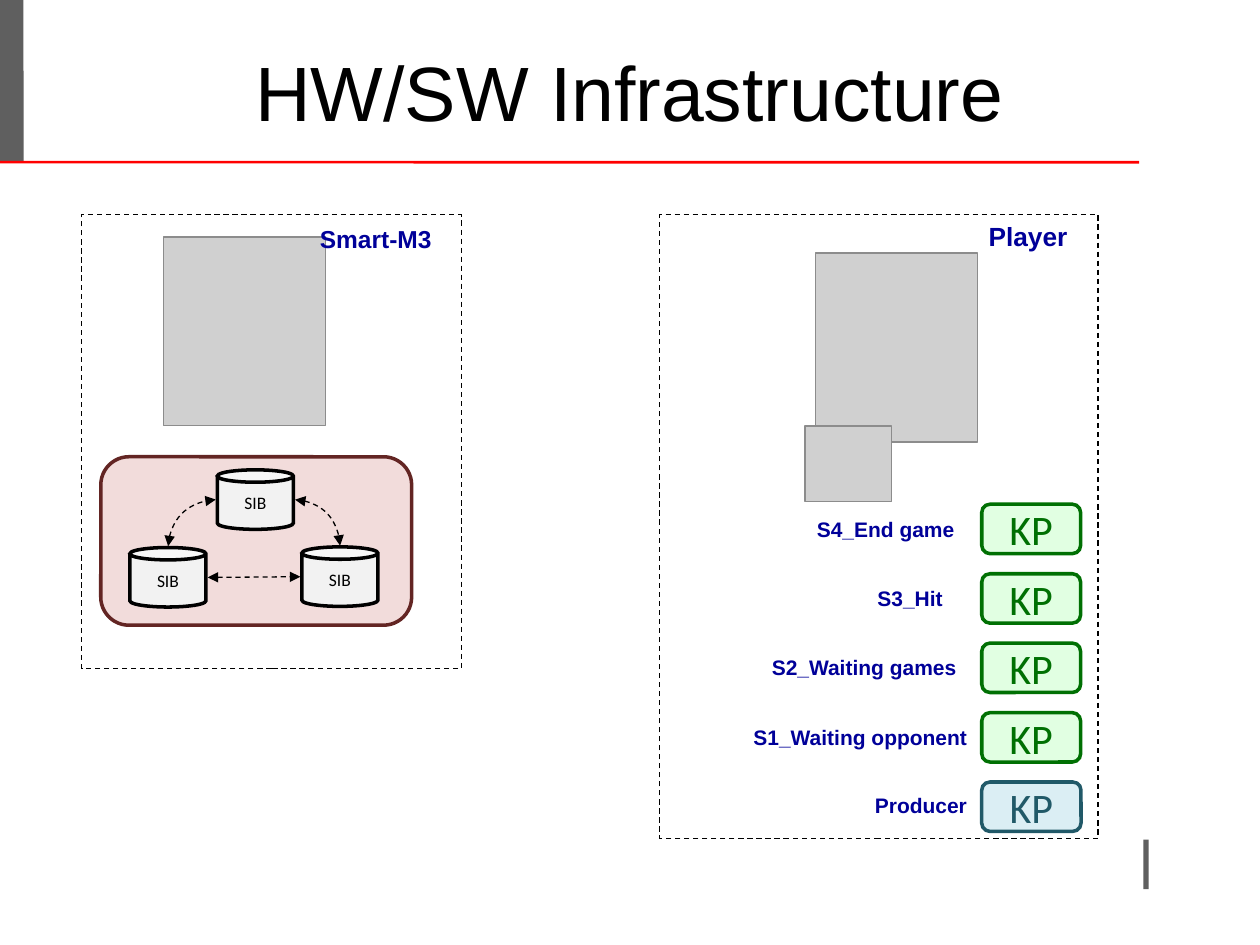
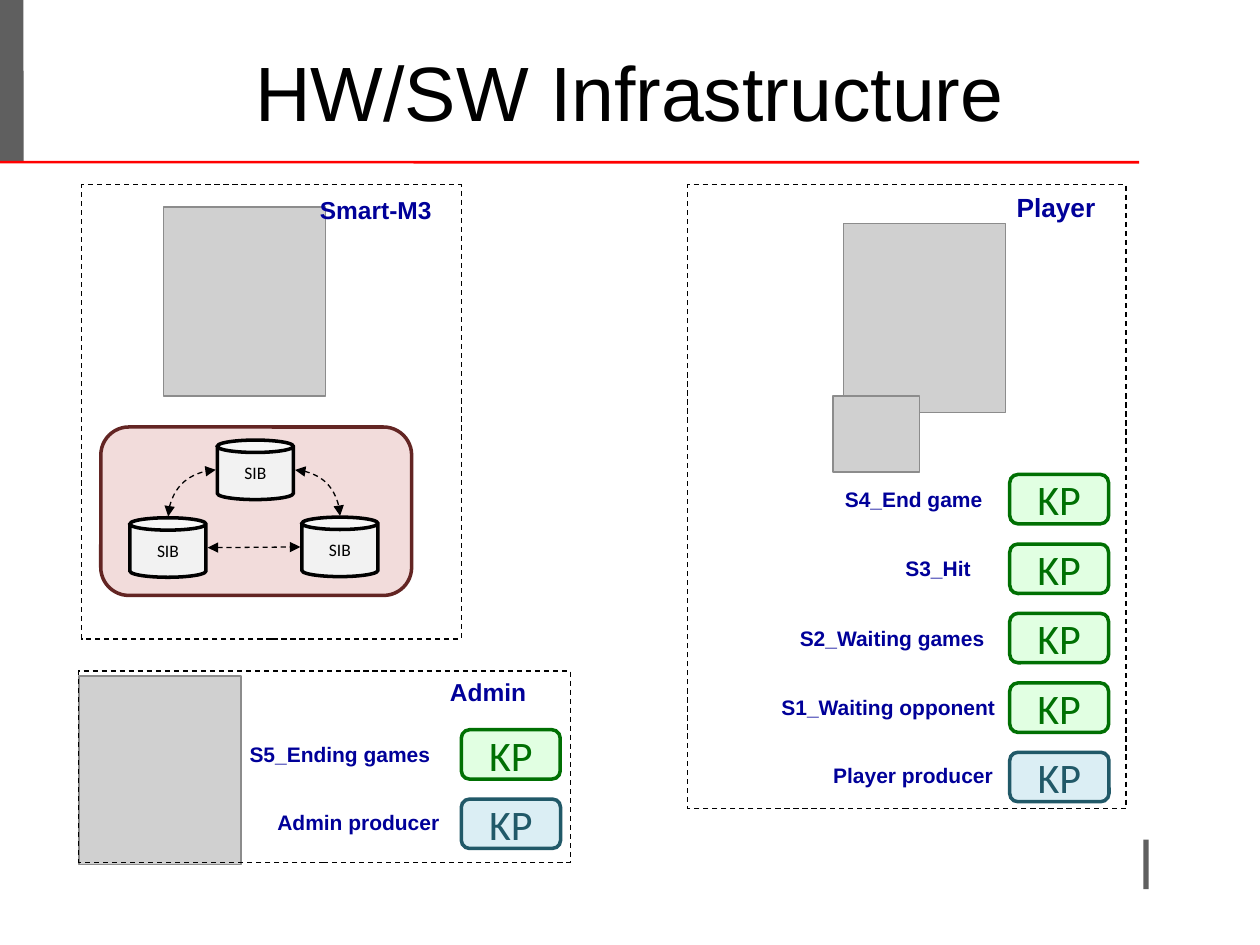
Before and after one commit to LeoIannacone/Rock-Paper-Scissors-Lizard-Spock, a slide deck: slide 5 of doc/ProjectTemplate.ppt. Drawn at 1260x945 pixels with LibreOffice and Linux fonts; fonts in the diff are those of the drawing; grey boxes stand for pictures; background and template pictures are left out. Boxes give left, top, right and bottom in pixels: in the first picture for what was removed or moved away, otherwise in the second. Text is boxed around its words. In the diff, an @@ line names an element or a change of style, - is before the commit and + after.

```diff
--- a/doc/ProjectTemplate.ppt
+++ b/doc/ProjectTemplate.ppt
@@ 4 texts, 2 pictures, 1 rectangle: place and size @@
-4 texts, 2 pictures, 1 rectangle at <box>660,214,1099,838</box>
+4 texts, 2 pictures, 1 rectangle at <box>688,185,1126,809</box>
@@ 3 cylinders, 2 curved double arrows, 1 picture, 1 text, 1 rectangle, 1 rounded rectangle, 1 double arrow: place and size @@
-3 cylinders, 2 curved double arrows, 1 picture, 1 text, 1 rectangle, 1 rounded rectangle, 1 double arrow at <box>82,214,461,668</box>
+3 cylinders, 2 curved double arrows, 1 picture, 1 text, 1 rectangle, 1 rounded rectangle, 1 double arrow at <box>82,185,461,639</box>
@@ rectangle added at <box>78,670,570,862</box>, outline #000000 0.74 pt dashed @@
@@ picture added at <box>79,675,242,864</box> @@
@@ text added at <box>450,683,526,702</box>, 14 pt, text #000099, bold @@
+Admin
@@ 5 rounded rectangles, 1 text: place and size @@
-5 rounded rectangles, 1 text at <box>817,504,1081,832</box>
+5 rounded rectangles, 1 text at <box>845,475,1109,801</box>
@@ text added at <box>250,746,430,767</box>, 12 pt, text #000099, bold @@
+S5_Ending games
@@ rounded rectangle added at <box>461,730,559,779</box>, fill #E1FFE2, outline #007003 2.01 pt, 24 pt, text #007003 @@
+KP
@@ text at <box>833,767,993,788</box>: text changed @@
-Producer
+Player producer
@@ rounded rectangle added at <box>461,799,561,848</box>, fill #DBEEF4, outline #215968 2.01 pt, 24 pt, text #215968 @@
+KP
@@ text added at <box>277,814,439,834</box>, 12 pt, text #000099, bold @@
+Admin producer
```
Also in this commit, not shown: 13 other slides changed, 4 slides added, 1 other file.
